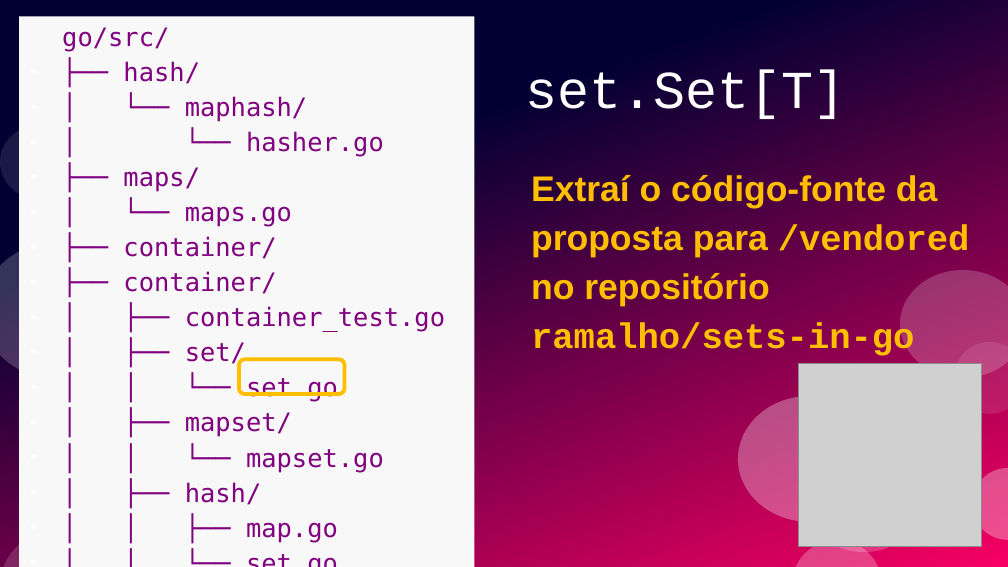
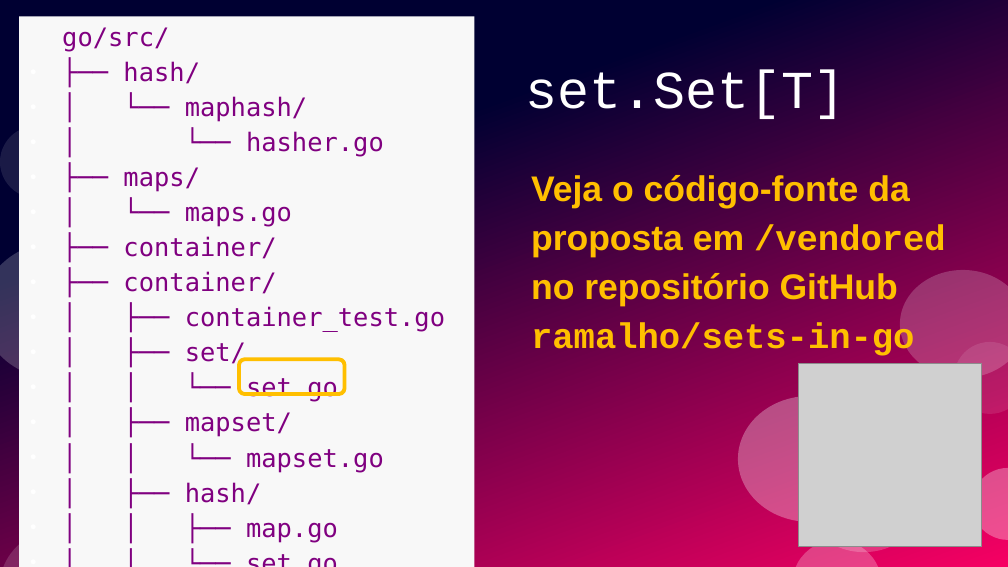
Before and after one commit to ramalho/sets-in-go, a slide deck: slide 71 of conj-em-go1_28.odp (slide 68 before the commit). Drawn at 1008x567 pixels with LibreOffice and Linux fonts; fonts in the diff are those of the drawing; grey boxes stand for pictures. Boxes give left, top, right and bottom in pixels: in the first picture for what was removed or moved away, otherwise in the second. Text is boxed around its words. In the diff, an @@ line names an element or a change of style, - is before the commit and + after.

```diff
--- a/conj-em-go1_28.odp
+++ b/conj-em-go1_28.odp
@@ text at (x1=531, y1=175, x2=946, y2=357): text changed @@
-Extraí o código-fonte da proposta para /vendored no repositório
-ramalho/sets-in-go
+Veja o código-fonte da proposta em /vendored no repositório GitHub ramalho/sets-in-go
```
Also in this commit, not shown: 35 other slides changed, 5 slides added, 3 slides removed, 1 other file.
